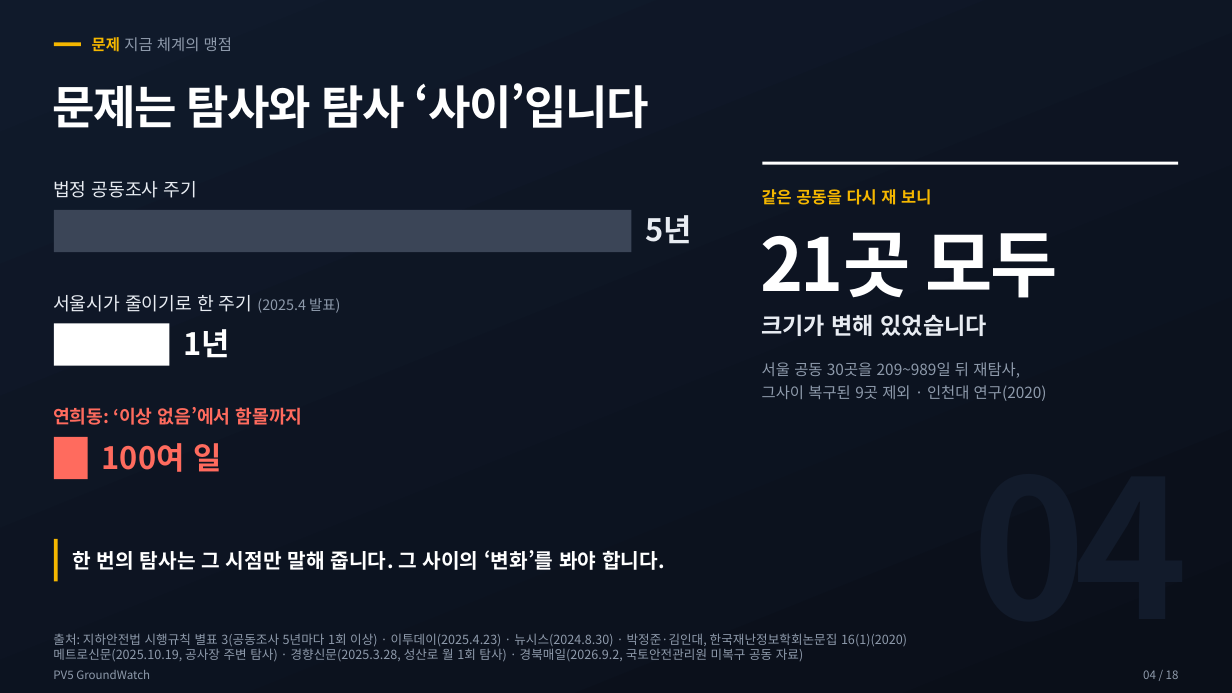
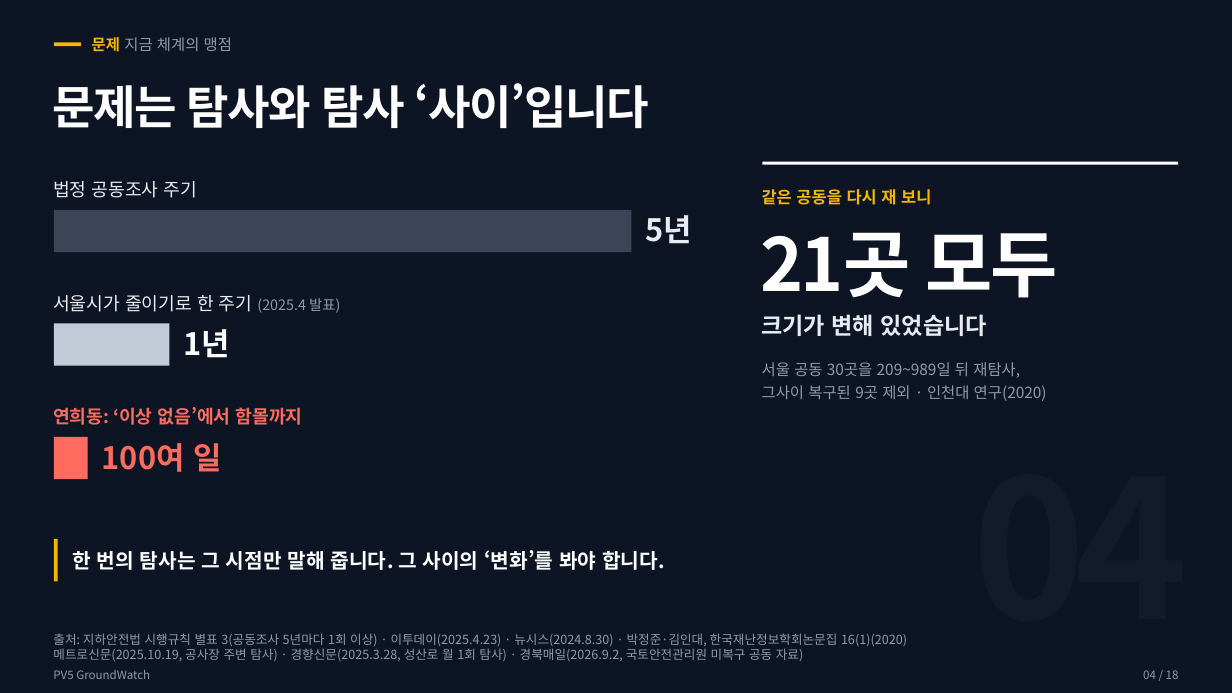
Before and after one commit to woojin-choe/pv5-hose-lab, a slide deck: slide 4 of ppt_all/PV5_GroundWatch_10_26.pptx. Drawn at 1232x693 pixels with LibreOffice and Linux fonts; fonts in the diff are those of the drawing. Boxes give left, top, right and bottom in pixels: in the first picture for what was removed or moved away, otherwise in the second. Text is boxed around its words. In the diff, an @@ line names an element or a change of style, - is before the commit and + after.

```diff
--- a/ppt_all/PV5_GroundWatch_10_26.pptx
+++ b/ppt_all/PV5_GroundWatch_10_26.pptx
@@ background gradient #101A2B to #0A0F19 to #0D1524 @@
@@ rectangle at bbox=[54, 323, 169, 366]: fill #FFFFFF to #C3CBD8 @@
```
Also in this commit, not shown: 12 other slides changed, 17 other files.
